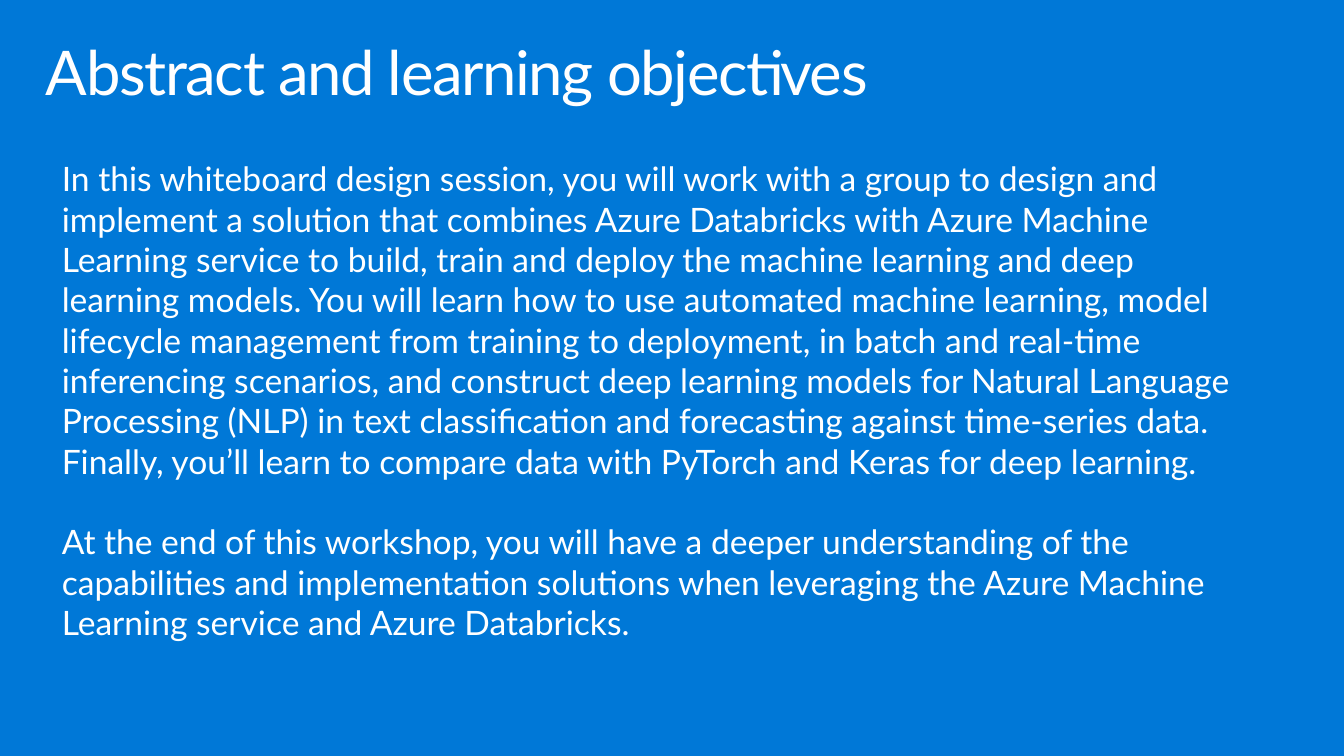
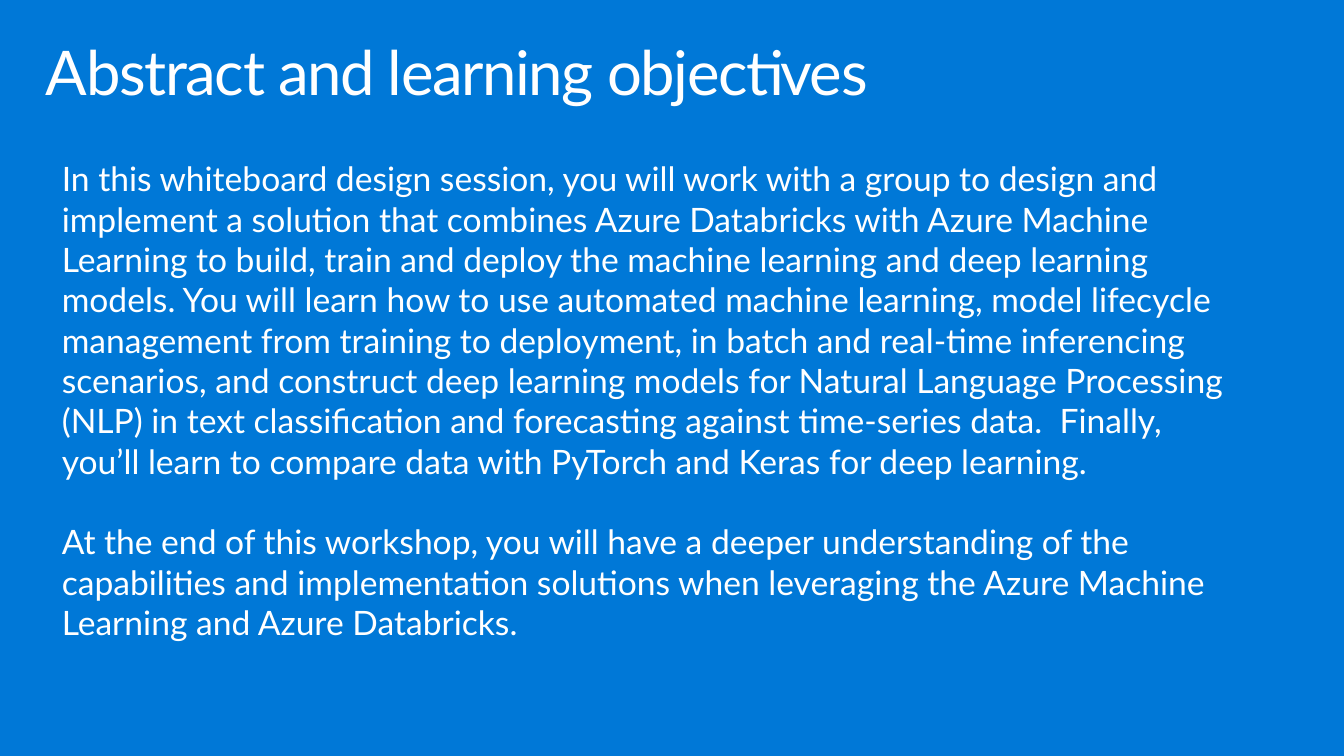
Before and after one commit to ocplatest/MCW-Machine-Learning, a slide deck: slide 2 of Whiteboard design session/WDS trainer presentation - Machine Learning.pptx. Drawn at 1344x756 pixels with LibreOffice and Linux fonts; fonts in the diff are those of the drawing. Boxes give left, top, right and bottom in pixels: in the first picture for what was removed or moved away, otherwise in the second. Text is boxed around its words. In the diff, an @@ line names an element or a change of style, - is before the commit and + after.

```diff
--- a/Whiteboard design session/WDS trainer presentation - Machine Learning.pptx
+++ b/Whiteboard design session/WDS trainer presentation - Machine Learning.pptx
@@ text at <box>62,166,1222,641</box>: text changed @@
-In this whiteboard design session, you will work with a group to design and implement a solution that combines Azure Databricks with Azure Machine Learning service to build, train and deploy the machine learning and deep learning models. You will learn how to use automated machine learning, model lifecycle management from training to deployment, in batch and real-time inferencing scenarios, and construct deep learning models for Natural Language Processing (NLP) in text classification and forecasting against time-series data. Finally, you’ll learn to compare data with PyTorch and Keras for deep learning.
-At the end of this workshop, you will have a deeper understanding of the capabilities and implementation solutions when leveraging the Azure Machine Learning service and Azure Databricks.
+In this whiteboard design session, you will work with a group to design and implement a solution that combines Azure Databricks with Azure Machine Learning to build, train and deploy the machine learning and deep learning models. You will learn how to use automated machine learning, model lifecycle management from training to deployment, in batch and real-time inferencing scenarios, and construct deep learning models for Natural Language Processing (NLP) in text classification and forecasting against time-series data. Finally, you’ll learn to compare data with PyTorch and Keras for deep learning.
+At the end of this workshop, you will have a deeper understanding of the capabilities and implementation solutions when leveraging the Azure Machine Learning and Azure Databricks.
```
Also in this commit, not shown: 20 other slides changed, 3 other files.
